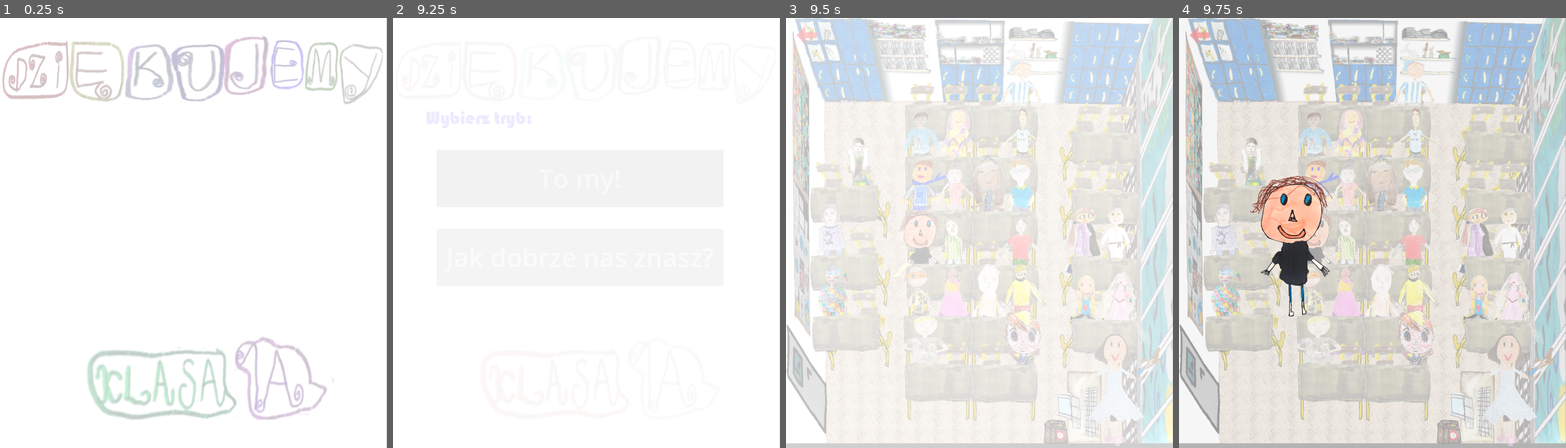
Above: before the commit, frames 1-4 (left to right).
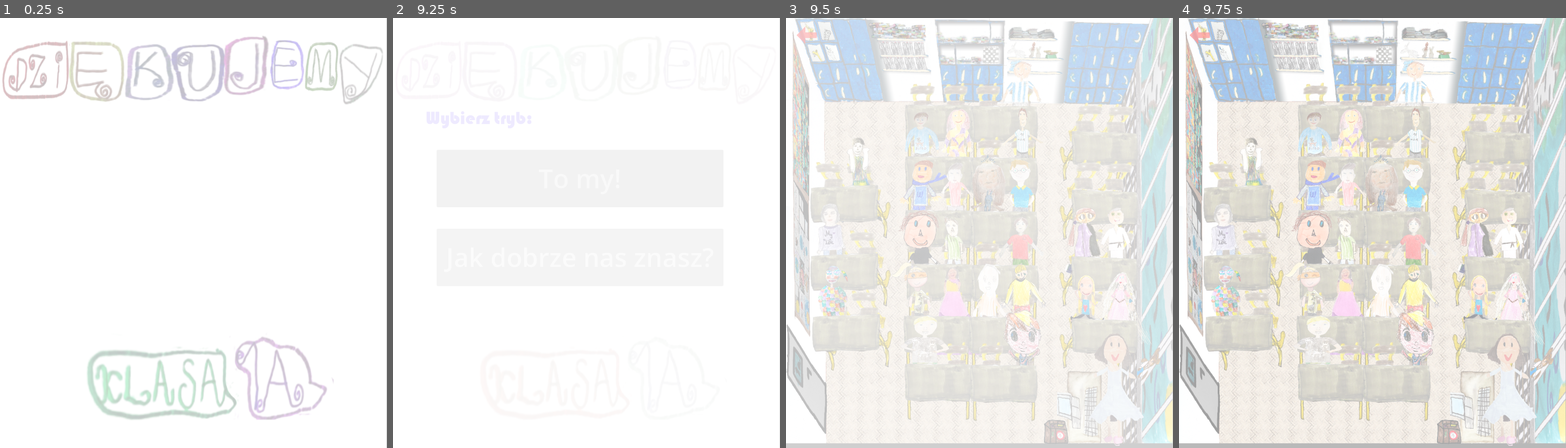
Above: after the commit, the same moments.

Repository: Whyshchuck/Laurka-2026
Game: Godot game, scene res://mode_selection.tscn
The game is run twice, just before and just after one commit, with the same random seed, the same clock (stepped at 60 frames per second) and the same inputs.
Inputs (mouse positions are in pixels of both pictures, inside the frame that each line leads up to):
- Up to frame 1 (0.25 s): no input
- Up to frame 2 (9.25 s): tap Enter at 0.5 s; move the mouse to (671, 211) at 0.52 s; tap 0 at 0.6, 1.35, 2.1, 2.85, 4.35, 5.85, 6.6, 7.35, 8.1 s; click (671, 211) at 0.67 s; move the mouse to (509, 254) at 1.27 s; click (509, 254) at 1.42 s; move the mouse to (625, 138) at 2.02 s; click (625, 138) at 2.17 s; move the mouse to (567, 319) at 2.77 s; click (567, 319) at 2.92 s; click "To my!" at 3.5 s; move the mouse to (702, 297) at 4.27 s; click (702, 297) at 4.42 s; click "Zagraj ponownie" at 5 s; move the mouse to (470, 168) at 5.77 s; click (470, 168) at 5.92 s; move the mouse to (605, 233) at 6.52 s; click (605, 233) at 6.67 s; move the mouse to (528, 125) at 7.27 s; click (528, 125) at 7.42 s; move the mouse to (671, 211) at 8.02 s; click (671, 211) at 8.17 s; click "Jak dobrze nas znasz?" at 8.75 s
- Up to frame 3 (9.5 s): no input
- Up to frame 4 (9.75 s): move the mouse to (1295, 254) at 9.52 s; tap 0 at 9.6 s; click (1295, 254) at 9.67 s

Frames 1-3 are identical in both runs. In frame 4, 3.2% of the frame differs, in the area x 18-40%, y 36-70%.
Error after the commit: Invalid call. Nonexistent function 'get_pupil_question' in base 'Nil'. (res://quiz/quiz_overlay.gd:37)

Commit message:
Load questions from a file. Add a QuestionRepository singleton.

Diff:
--- a/project.godot
+++ b/project.godot
@@ -21,6 +21,7 @@
 
 [autoload]
 
+QuizRepository="*uid://ckn2c5ux3mt1d"
 Global="*res://global.gd"
 Fader="*res://fade_layer.tscn"
 
--- a/pupil.gd
+++ b/pupil.gd
@@ -9,14 +9,6 @@
 }
 
 @export var speed := 300.0
-
-@export_group("Quiz")
-## Pytanie o tego ucznia (tryb "Jak dobrze nas znasz?"). Na razie puste — placeholder.
-@export_multiline var quiz_question: String = ""
-## Trzy odpowiedzi a/b/c. Na razie puste.
-@export var quiz_answers: Array[String] = ["", "", ""]
-## Indeks poprawnej odpowiedzi (0 = A, 1 = B, 2 = C).
-@export var quiz_correct_answer: int = 0
 
 const COLOUR_NORMAL := Color(1, 1, 1, 1)
 const COLOUR_RESPAWN := Color(1, 0.3, 0.3, 1)
--- /dev/null
+++ b/quiz/quiz_data.json
@@ -0,0 +1,22 @@
+{
+  "Łucja": {
+	"question": "Jaki jest ulubiony kolor Łucji?",
+	"answers": ["Niebieski", "Zielony", "Czerwony"],
+	"correct": 0
+  },
+  "Jasiek": {
+	"question": "Ile kotów ma Jasiek?",
+	"answers": ["0", "1", "2"],
+	"correct": 2
+  },
+  "Krzysiek": {
+	"question": "Jakie hobby ma Krzysiek?",
+	"answers": ["Piłka nożna", "Programowanie", "Muzyka"],
+	"correct": 1
+  },
+"Hania": {
+	"question": "Jakie hobby ma Hania?",
+	"answers": ["Konie", "Coś tam", "Coś tam innego"],
+	"correct": 1
+  }
+}
--- a/quiz/quiz_overlay.gd
+++ b/quiz/quiz_overlay.gd
@@ -34,17 +34,22 @@
 		answer_buttons[i].pressed.connect(_on_answer_pressed.bind(i))
 
 func open_for_pupil(pupil) -> void:
+	var data: Dictionary = QuizRepository.get_pupil_question(pupil.name)
+
 	# Portret = grafika klikniętego dziecka, ustawiona tam, gdzie stoi w klasie.
 	var src: TextureRect = pupil.texture_rect
 	portrait.texture = src.texture
 	portrait.global_position = src.get_global_transform_with_canvas().origin
 
 	# Dane pytania (na razie puste placeholdery).
-	question_label.text = pupil.quiz_question
+	question_label.text = str(data.get("question", ""))
+
+	var answers: Array = data.get("answers", [])
+
 	for i in answer_buttons.size():
 		var ans := ""
-		if i < pupil.quiz_answers.size():
-			ans = pupil.quiz_answers[i]
+		if i < answers.size():
+			ans = str(answers[i])
 		answer_buttons[i].text = "%s)  %s" % [LETTERS[i], ans]
 
 	_animate_in()
--- /dev/null
+++ b/quiz/quiz_repository.gd
@@ -0,0 +1,44 @@
+extends Node
+
+# This script acts as a global QuizRepository (autoload/singleton).
+# It is responsible for loading quiz data from a JSON file
+# and providing questions for a specific pupil.
+
+
+var _data: Dictionary = {}
+
+# Safe fallback question returned when:
+# - pupil has no entry
+# - entry is invalid
+# - data is missing
+
+const EMPTY_QUESTION := {
+	"question": "",
+	"answers": ["", "", ""],
+	"correct": 0
+}
+
+func _init() -> void:
+	load_quiz_data()
+
+func load_quiz_data(path: String = "res://quiz/quiz_data.json") -> void:
+	var file := FileAccess.open(path, FileAccess.READ)
+
+	if file == null:
+		push_error("Cannot open file: " + path)
+		return
+
+	var parsed = JSON.parse_string(file.get_as_text())
+
+	if parsed is Dictionary:
+		_data = parsed
+	else:
+		push_error("QuizRepository: Invalid JSON format")
+
+func get_pupil_question(pupil_name: String) -> Dictionary:
+
+	if _data.has(pupil_name):
+		return _data[pupil_name]
+
+	push_warning("No quiz for: " + pupil_name)
+	return EMPTY_QUESTION
